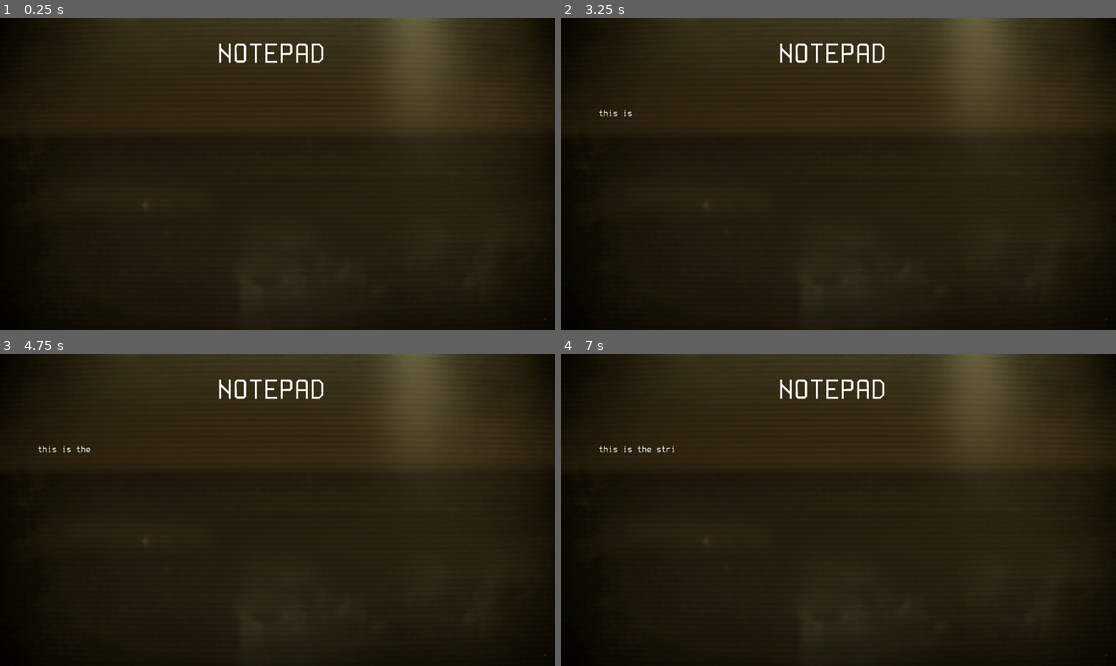
Above: before the commit, frames 1-4 (two rows, left to right).
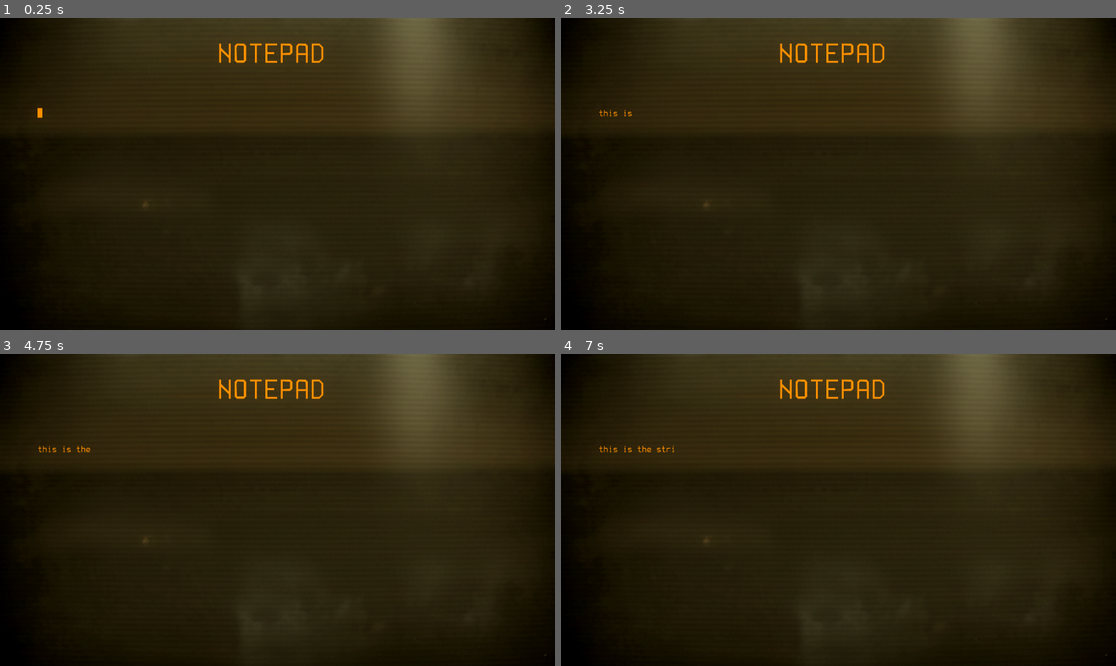
Above: after the commit, the same moments.

Repository: oneshot-death/3d-school-game
Game: Godot game, scene res://Levels/pc_level.tscn
Same seed, same stepped clock (60 frames per second), same inputs: the game is played once before the commit and once after it.
Inputs (mouse positions are in pixels of both pictures, inside the frame that each line leads up to):
- Up to frame 1 (0.25 s): no input
- Up to frame 2 (3.25 s): tap Enter (ui_accept) at 0.5, 0.77, 1.25, 1.52, 2, 2.75, 3.02 s; move the mouse to (960, 158) at 0.52 s; hold D (move_right) 0.53-1.28 s; move the mouse to (727, 189) at 1.27 s; hold S (move_backward) 1.28-2.03 s; move the mouse to (894, 105) at 2.02 s; hold D (move_right) 2.03-2.78 s; move the mouse to (810, 236) at 2.77 s; hold W (move_forward) from 2.78 s (still down)
- Up to frame 3 (4.75 s): tap Enter (ui_accept) at 3.5, 3.77, 4.25, 4.52 s; move the mouse to (444, 556) at 3.52 s; release W (move_forward) at 3.53 s; hold A (move_left) from 3.53 s (still down); move the mouse to (111, 463) at 4.27 s
- Up to frame 4 (7 s): move the mouse to (866, 510) at 5.02 s; release A (move_left) at 5.03 s; hold S (move_backward) 5.03-5.78 s; move the mouse to (755, 432) at 5.77 s; hold D (move_right) 5.78-6.53 s; tap Enter (ui_accept) at 6.02, 6.77 s; move the mouse to (960, 494) at 6.52 s; hold W (move_forward) from 6.53 s (still down)

The runs differ from the first frame. In frame 1, 0.5% of the frame differs, in the area x 6-59%, y 8-33%; in frame 2, 0.5%; in frame 3, 0.6%; in frame 4, 0.6%, in the area x 6-59%, y 8-32%.

Commit message:
working cursor

Diff:
--- a/Levels/pc_level.gd
+++ b/Levels/pc_level.gd
@@ -4,9 +4,15 @@
 var random:String="this is the string to be shown"
 var string_length:int=0
 var string_update:bool=true
+var cursor:String="█"
+var cursor_visible:bool=true
 
 @onready var notepad:RichTextLabel=$TextureRect/RichTextLabel
 @onready var cooldown:Timer=$cooldown
+@onready var cursorblink_timer:Timer=$CursorBlink
+
+func _ready() -> void:
+	notepad.text=notepad.text+"█"
 
 func _unhandled_input(event: InputEvent) -> void:
 	if event is InputEventKey and not event.is_pressed():
@@ -15,7 +21,18 @@
 			string_update=false
 			string_length=string_length+1
 			notepad.text=random.substr(0,string_length)
+			#notepad.text=notepad.text+"█"
 
 
 func _on_cooldown_timeout() -> void:
 	string_update=true
+
+
+func _on_cursor_blink_timeout() -> void:
+	if cursor_visible==true:
+		cursor_visible=false
+		notepad.text=notepad.text.replace("█","")
+
+	else:
+		cursor_visible=true
+		notepad.text=notepad.text+"█"
--- a/Levels/pc_level.tscn
+++ b/Levels/pc_level.tscn
@@ -1,8 +1,14 @@
-[gd_scene load_steps=4 format=3 uid="uid://b4iul5wlqyhp1"]
+[gd_scene load_steps=5 format=3 uid="uid://b4iul5wlqyhp1"]
 
 [ext_resource type="Script" uid="uid://jenieglh0feg" path="res://Levels/pc_level.gd" id="1_uco3t"]
 [ext_resource type="Texture2D" uid="uid://dntmg7subfps6" path="res://Assets/Terminal/terminal_huh.png" id="2_xw82a"]
 [ext_resource type="FontFile" uid="uid://bjtc1ox4h6n4c" path="res://Assets/Terminal/Terminus (TTF) 500.ttf" id="3_xw82a"]
+
+[sub_resource type="Environment" id="Environment_xw82a"]
+background_mode = 3
+glow_enabled = true
+glow_bloom = 0.2
+glow_blend_mode = 1
 
 [node name="PC_level" type="Node2D"]
 script = ExtResource("1_uco3t")
@@ -20,6 +26,7 @@
 offset_top = 389.0
 offset_right = 1397.0
 offset_bottom = 837.0
+theme_override_colors/default_color = Color(1, 0.54901963, 0, 1)
 theme_override_fonts/normal_font = ExtResource("3_xw82a")
 theme_override_font_sizes/normal_font_size = 20
 
@@ -29,6 +36,7 @@
 offset_top = 242.0
 offset_right = 1398.0
 offset_bottom = 362.0
+theme_override_colors/font_color = Color(1, 0.54901963, 0, 1)
 theme_override_fonts/font = ExtResource("3_xw82a")
 theme_override_font_sizes/font_size = 64
 text = "NOTEPAD"
@@ -39,5 +47,11 @@
 one_shot = true
 
 [node name="WorldEnvironment" type="WorldEnvironment" parent="."]
+environment = SubResource("Environment_xw82a")
+
+[node name="CursorBlink" type="Timer" parent="."]
+wait_time = 0.5
+autostart = true
 
 [connection signal="timeout" from="cooldown" to="." method="_on_cooldown_timeout"]
+[connection signal="timeout" from="CursorBlink" to="." method="_on_cursor_blink_timeout"]
--- a/project.godot
+++ b/project.godot
@@ -45,3 +45,7 @@
 , Object(InputEventKey,"resource_local_to_scene":false,"resource_name":"","device":-1,"window_id":0,"alt_pressed":false …(186 unchanged characters)…
 ]
 }
+
+[rendering]
+
+viewport/hdr_2d=true
